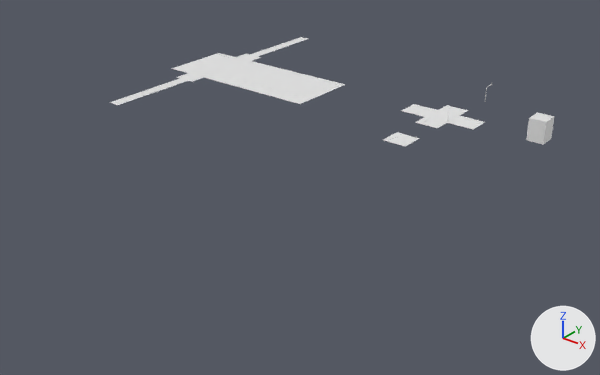
The Blender file Diseños Blender/calle con intersección.blend: old version first, new version second.
Both versions are drawn from a 50 mm camera at (124.0, -231.0, 99.0) aimed at (-19.0, -52.0, -12.0). The axes (+X, +Y, +Z) are drawn at lower right. The lights are the same throughout. Materials are left out; every surface is plain grey.
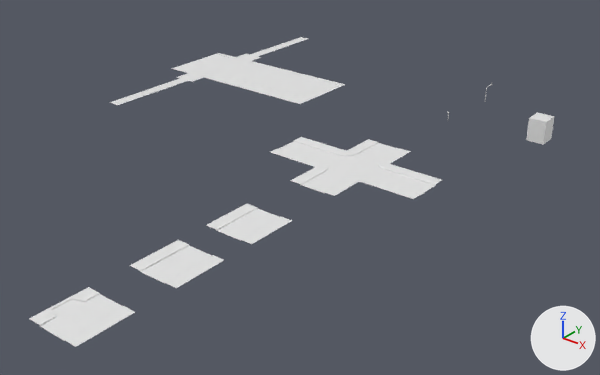
Where the change shows, as pixel boxes [x1, y1, x2, y2] in the pictures (600 x 375 px):
'Plane', moved, rescaled (107% wider, 139% taller)
    before: [406, 106, 481, 128]
    after: [279, 141, 435, 195]
'Plane.025', added
    after: [29, 287, 135, 347]
'Plane.002', moved, rescaled (102% wider, 142% taller)
    before: [401, 104, 485, 129]
    after: [271, 137, 442, 199]
'Plane.022', added
    after: [140, 246, 212, 284]
'Plane.021', added
    after: [130, 240, 224, 288]
'Plane.006', moved, rescaled (146% wider, 183% taller)
    before: [388, 134, 413, 145]
    after: [216, 208, 279, 241]
'Plane.004', moved, rescaled
    before: [383, 132, 420, 147]
    after: [206, 204, 292, 244]
'Plane.001', moved, rescaled
    before: [413, 106, 482, 127]
    after: [277, 140, 436, 195]
'Plane.020', added
    after: [216, 207, 280, 240]
'Plane.023', added
    after: [140, 244, 213, 282]

Diff of the bpy script that builds the scene:
```diff
--- a/Diseños Blender/calle con intersección.blend.py
+++ b/Diseños Blender/calle con intersección.blend.py
@@ me_plane_029 @@
+me_plane_029.from_pydata(...)  # 144 vertices, 92 faces; spans x -4.1..4.1, y -29.28..-21.07, z -0.03..0.11
@@ me_plane_011 @@
+me_plane_011.from_pydata(...)  # 79 vertices, 47 faces; spans x -2.18..2.18, y -29.28..-21.07, z -0.03..0.11
+me_plane_011.polygons.foreach_set('use_smooth', [True] * 47)
@@ me_plane_007 @@
+me_plane_007.from_pydata(...)  # 8 vertices, 3 faces; spans x -2.18..2.18, y -29.28..-21.07, z 0.0
@@ me_plane_005 @@
+me_plane_005.from_pydata(...)  # 24 vertices, 10 faces; spans x -4.1..4.1, y -29.28..-21.07, z 0.1
@@ me_plane_003 @@
+me_plane_003.from_pydata(...)  # 61 vertices, 39 faces; spans x -2.18..2.18, y -29.28..-21.07, z -0.03..0.11
+me_plane_003.polygons.foreach_set('use_smooth', [True] * 39)
@@ ob_plane @@
 ob_plane = bpy.data.objects.new('Plane', me_plane)
-ob_plane.location = (0.0, 0.0, 0.0)
+ob_plane.location = (0.0, -51.0, 0.0)
+ob_plane.scale = (1.86, 1.86, 1.86)
@@ ob_plane_001 @@
 ob_plane_001 = bpy.data.objects.new('Plane.001', me_plane_001)
-ob_plane_001.location = (0.0, 0.0, 0.0)
+ob_plane_001.location = (0.0, -51.0, 0.0)
+ob_plane_001.scale = (1.86, 1.86, 2.54)
@@ ob_plane_002 @@
 ob_plane_002 = bpy.data.objects.new('Plane.002', me_plane_002)
-ob_plane_002.location = (0.0, 0.0, 0.0)
+ob_plane_002.location = (0.0, -51.0, 0.0)
+ob_plane_002.scale = (1.86, 1.86, 2.54)
 _m = ob_plane_002.modifiers.new('EdgeSplit', 'EDGE_SPLIT')
@@ ob_plane_004 @@
 ob_plane_004 = bpy.data.objects.new('Plane.004', me_plane_004)
-ob_plane_004.location = (0.0, 0.0, 0.0)
+ob_plane_004.location = (0.0, -48.7, 0.0)
+ob_plane_004.scale = (1.86, 1.86, 2.54)
 _m = ob_plane_004.modifiers.new('EdgeSplit', 'EDGE_SPLIT')
@@ ob_plane_006 @@
 ob_plane_006 = bpy.data.objects.new('Plane.006', me_plane_006)
-ob_plane_006.location = (0.0, 0.0, 0.0)
+ob_plane_006.location = (0.0, -48.7, 0.0)
+ob_plane_006.scale = (1.86, 1.86, 1.86)
@@ ob_plane_025 @@
+ob_plane_025 = bpy.data.objects.new('Plane.025', me_plane_029)
+ob_plane_025.location = (0.0, -100.1, 0.0)
+ob_plane_025.scale = (1.86, 1.86, 2.54)
@@ ob_plane_023 @@
+ob_plane_023 = bpy.data.objects.new('Plane.023', me_plane_011)
+ob_plane_023.location = (0.0, -73.3, 0.0)
+ob_plane_023.scale = (1.86, 1.86, 2.54)
@@ ob_plane_022 @@
+ob_plane_022 = bpy.data.objects.new('Plane.022', me_plane_007)
+ob_plane_022.location = (0.0, -73.3, 0.0)
+ob_plane_022.scale = (1.86, 1.86, 1.86)
@@ ob_plane_021 @@
+ob_plane_021 = bpy.data.objects.new('Plane.021', me_plane_005)
+ob_plane_021.location = (0.0, -73.3, 0.0)
+ob_plane_021.scale = (1.86, 1.86, 2.54)
@@ ob_plane_020 @@
+ob_plane_020 = bpy.data.objects.new('Plane.020', me_plane_003)
+ob_plane_020.location = (0.0, -48.7, 0.0)
+ob_plane_020.scale = (1.86, 1.86, 2.54)
```
